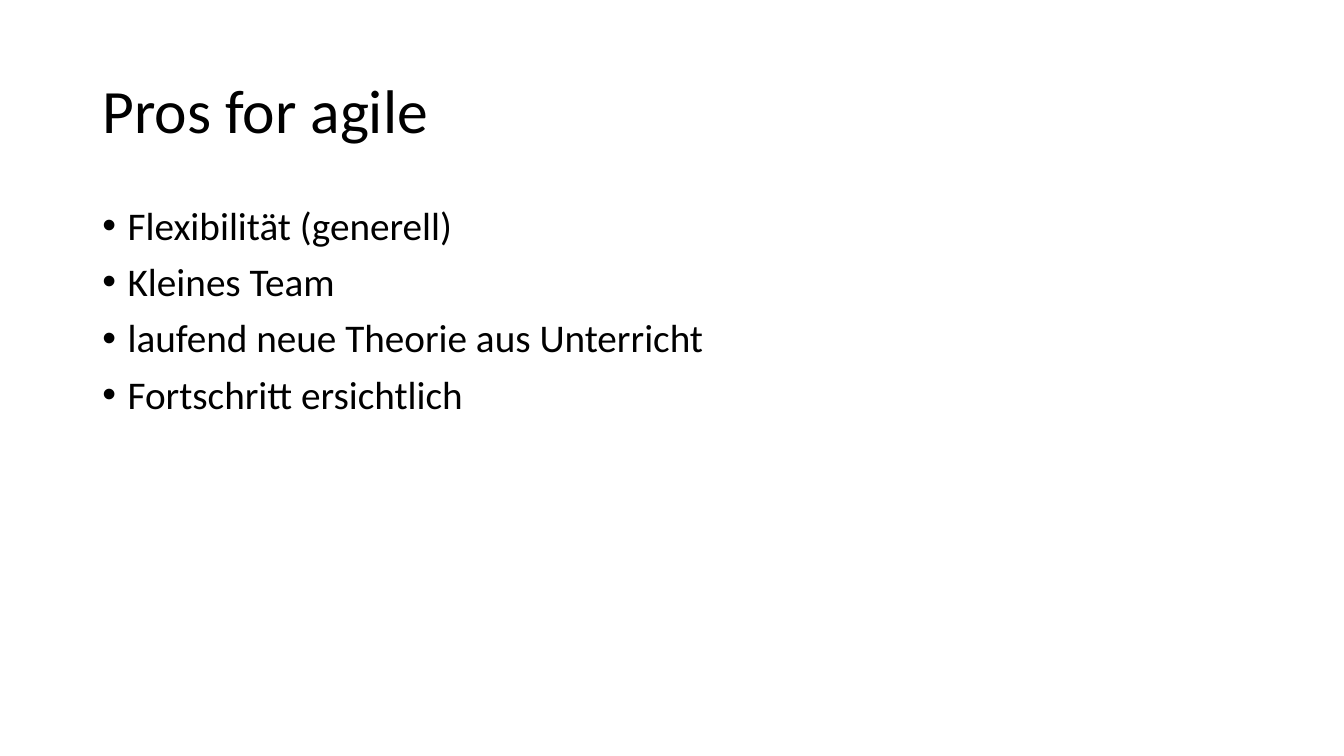
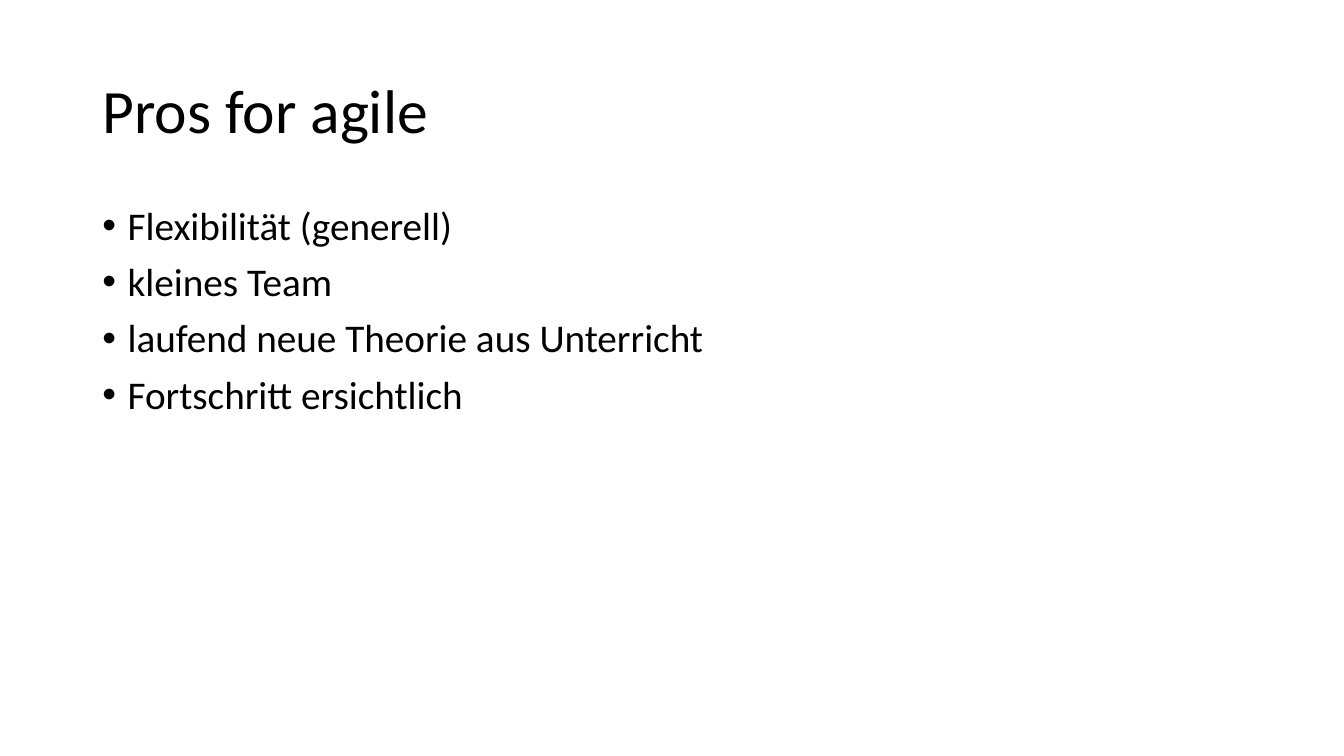
Before and after one commit to schne5/ch.bfh.bti7081.s2016.orange, a slide deck: slide 4 of doc/Task02/Task 2_orange.pptx. Drawn at 1344x756 pixels with LibreOffice and Linux fonts; fonts in the diff are those of the drawing. Boxes give left, top, right and bottom in pixels: in the first picture for what was removed or moved away, otherwise in the second. Text is boxed around its words. In the diff, an @@ line names an element or a change of style, - is before the commit and + after.

```diff
--- a/doc/Task02/Task 2_orange.pptx
+++ b/doc/Task02/Task 2_orange.pptx
@@ text at (x1=128, y1=268, x2=332, y2=297): text changed @@
-• Kleines Team
+• kleines Team
```
Also in this commit, not shown: 6 other slides changed.
